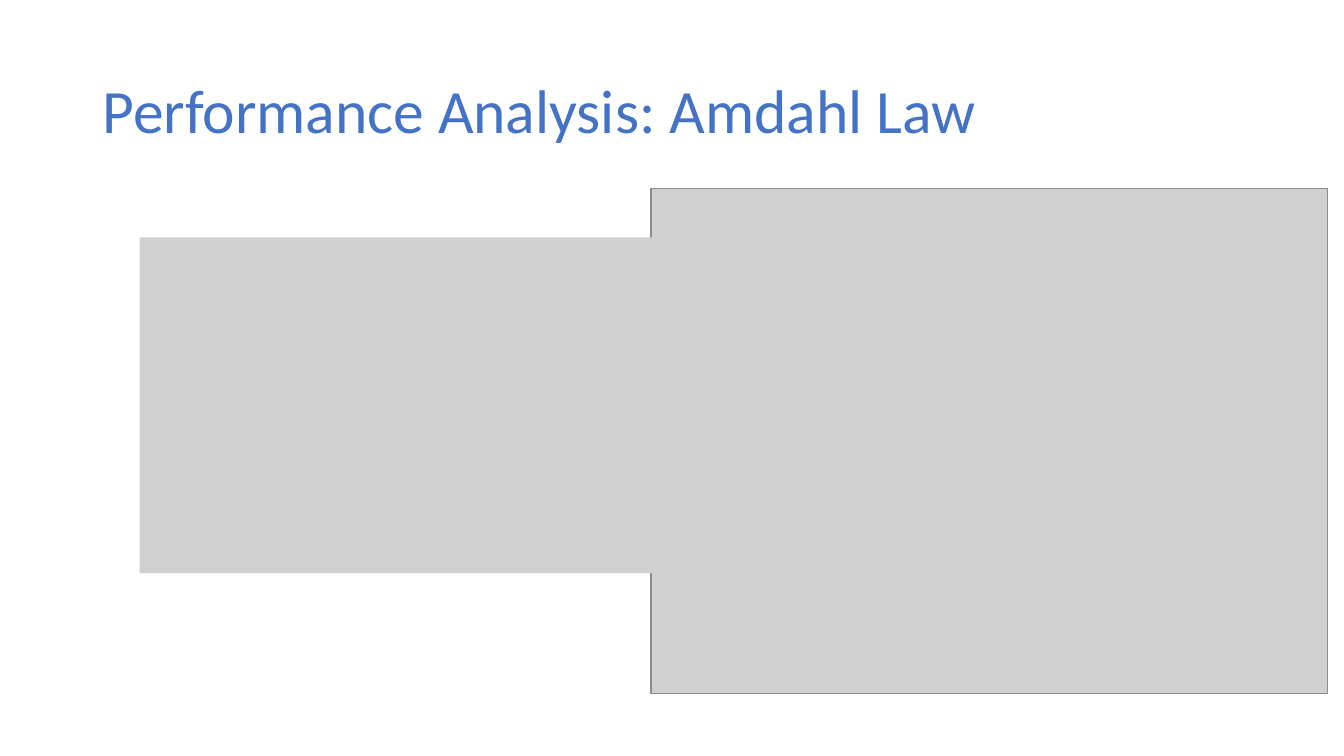
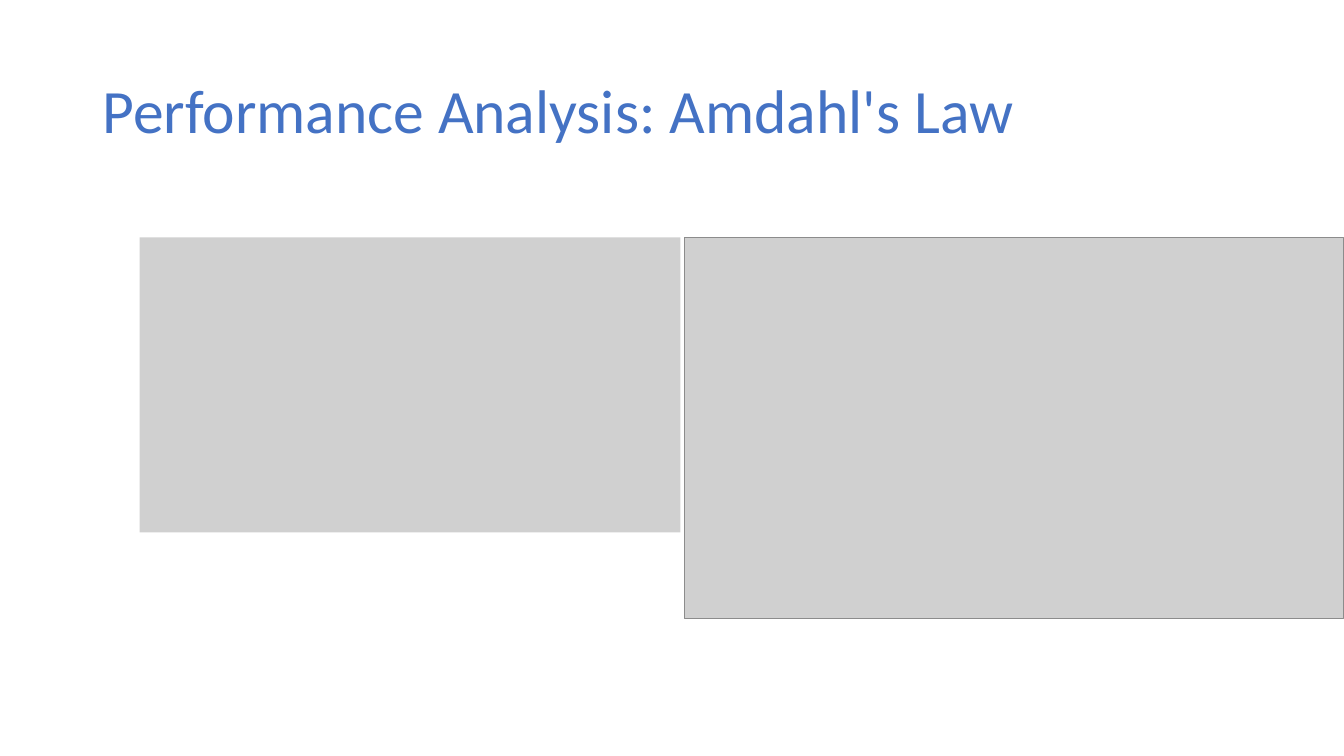
Before and after one commit to ekkapotc/PC, a slide deck: slide 15 of Slides/Lecture 1.pptx. Drawn at 1344x756 pixels with LibreOffice and Linux fonts; fonts in the diff are those of the drawing; grey boxes stand for pictures. Boxes give left, top, right and bottom in pixels: in the first picture for what was removed or moved away, otherwise in the second. Text is boxed around its words. In the diff, an @@ line names an element or a change of style, - is before the commit and + after.

```diff
--- a/Slides/Lecture 1.pptx
+++ b/Slides/Lecture 1.pptx
@@ title at (102,90,1013,143): text changed @@
-Performance Analysis: Amdahl Law
+Performance Analysis: Amdahl's Law
@@ picture: place and size @@
-picture at (140,237,681,573)
+picture at (140,237,681,532)
@@ picture: place and size @@
-picture at (651,189,1328,694)
+picture at (685,237,1344,618)
```
Also in this commit, not shown: 12 other slides changed, 1 other file.
